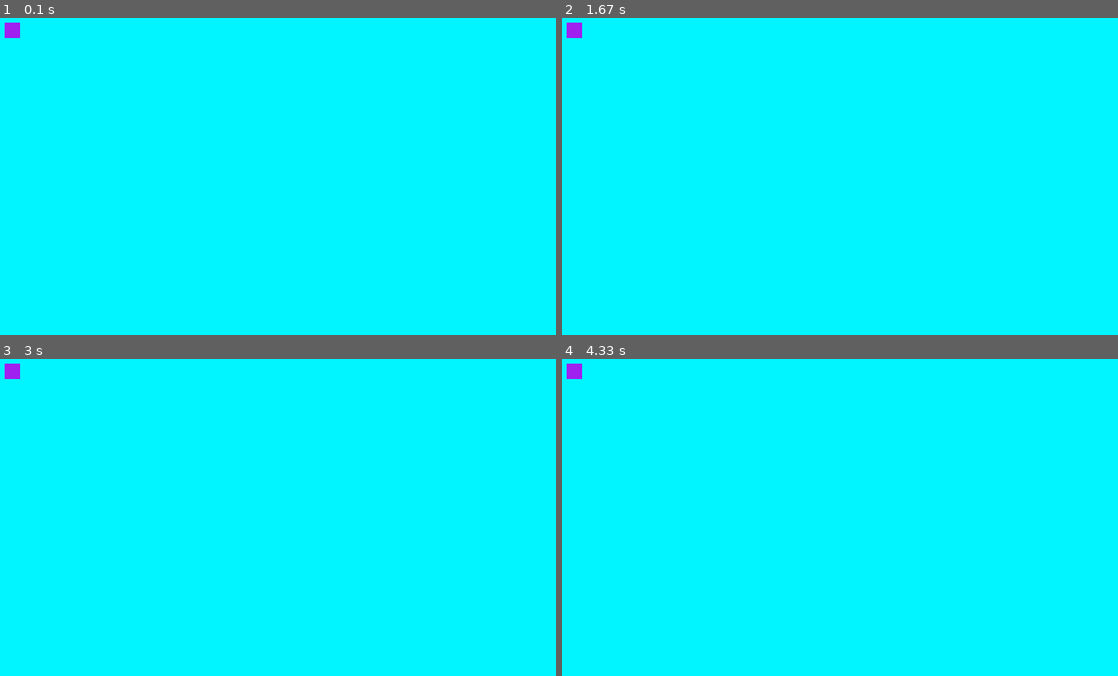
Above: before the commit, frames 1-4 (two rows, left to right).
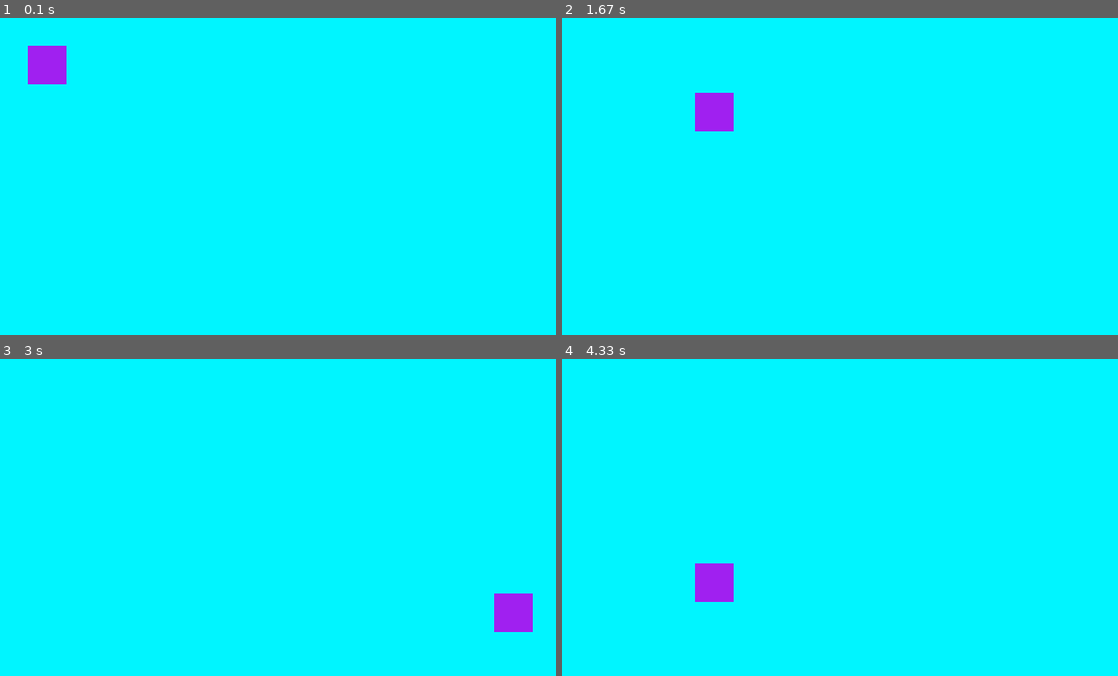
Above: after the commit, the same moments.

Repository: VicoVee/pygame-learning
Game: pygame game, started from dragdrop.py
Two runs of this game, one before a commit and one after it. Both use one fixed random seed, a clock stepped at 60 frames per second and the inputs below.
Inputs (mouse positions are in pixels of both pictures, inside the frame that each line leads up to):
- Up to frame 1 (0.1 s): no input
- Up to frame 2 (1.67 s): press the mouse at (606, 65) at 0.37 s; move the mouse to (639, 97) at 0.47 s; release the mouse at (667, 128) at 0.6 s; click (667, 262) at 0.72 s; click (934, 211) at 1.05 s; click (712, 113) at 1.38 s
- Up to frame 3 (3 s): click (305, 558) at 1.72 s; click (533, 650) at 2.05 s; click (200, 409) at 2.38 s; click (511, 612) at 2.72 s
- Up to frame 4 (4.33 s): click (1084, 495) at 3.05 s; click (667, 476) at 3.38 s; click (673, 406) at 3.72 s; click (712, 584) at 4.05 s

The runs differ from the first frame. In frame 1, 1.0% of the frame differs, in the area x 0-12%, y 1-21%; in frame 2, 1.0%; in frame 3, 1.0%; in frame 4, 1.0%.

Commit message:
Code added to make box drag by mouse. However, the box cannot be dropped yet as it clings to the mouse.

Diff:
--- a/dragdrop.py
+++ b/dragdrop.py
@@ -14,12 +14,12 @@
 #display the name of the game window
 pygame.display.set_caption('Tester')
 
-#Defines when the box is being moved
+#Defines when the box is being moved. None is the same as NULL
 active = None
 
 #Creates a rectangle (left, top, width, height)
 #We will call this box 1
-box = pygame.Rect(20,20,20,20)
+box = pygame.Rect(50,50,50,50)
 
 #toggles when game is on or off
 run = True
@@ -34,14 +34,19 @@
     for event in pygame.event.get():
         #When the LEFT mouse button is click and held down
         if event.type == pygame.MOUSEBUTTONDOWN:
+
             if event.button == 1: #Signifies the left mouse button being down
               #Check if the box collides with the mouse/clicked by mouse
-              if box.collidepoint(event.pos): #Pos, the position of the box
+              #Pos, the position of the box
+              if box.collidepoint(event.pos):
                   #Toggle the box to be active.
-                  active_box = 1
+                  active = 'on'
+
         #Tracks the location of the mouse
         if event.type == pygame.MOUSEMOTION:
-            print(event)
+            if active != None:
+                box.move_ip(event.rel)
+
         if event.type == pygame.QUIT:
             run = False
 
